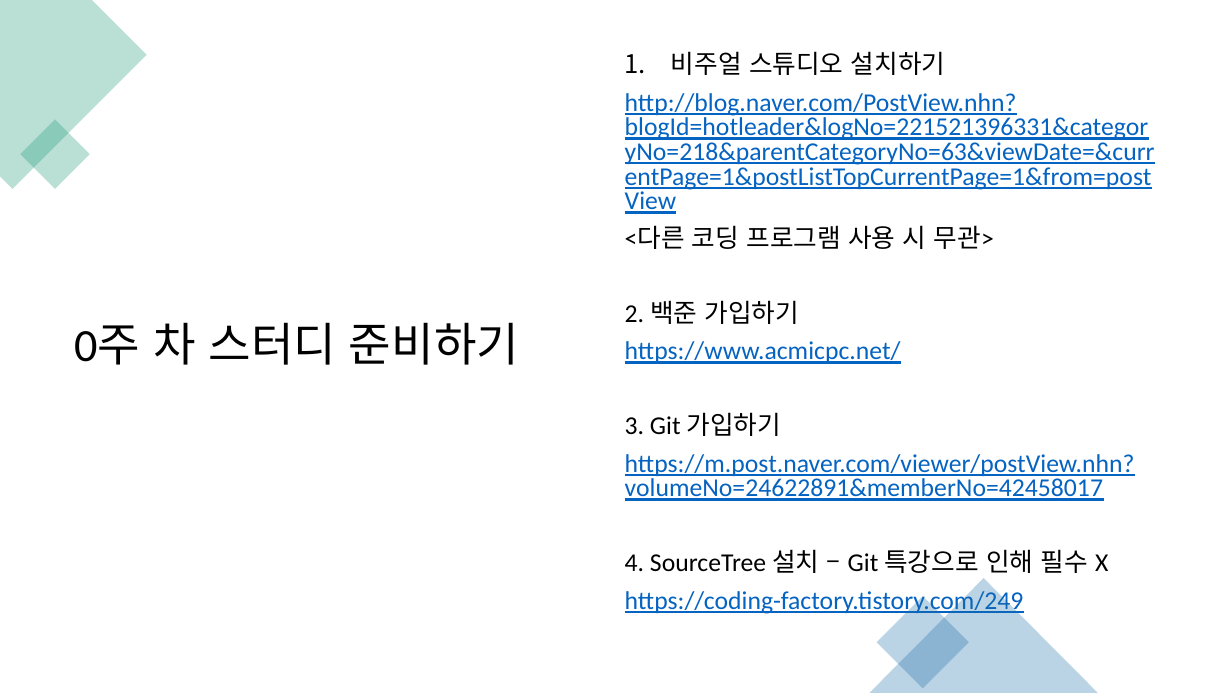
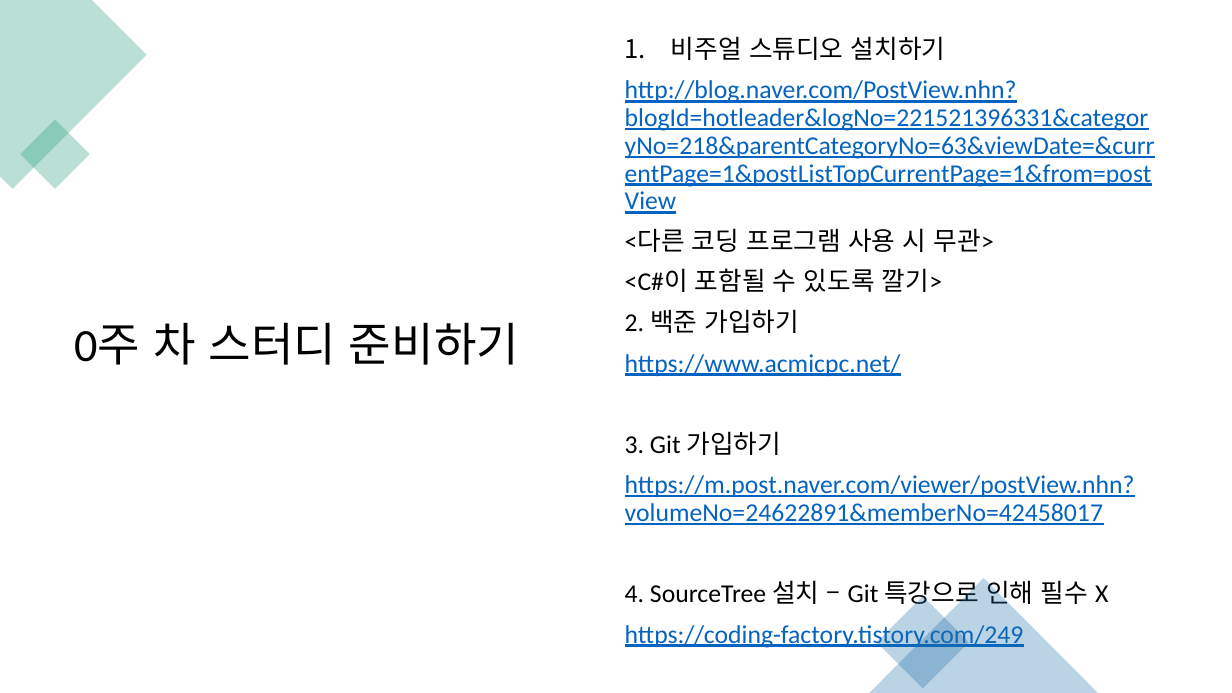
Before and after one commit to kjh99660/Study_powerpoint, a slide deck: slide 7 of c# 및 유니티 스터디 기초반_스터디개요.pptx. Drawn at 1232x693 pixels with LibreOffice and Linux fonts; fonts in the diff are those of the drawing. Boxes give left, top, right and bottom in pixels: in the first picture for what was removed or moved away, otherwise in the second. Text is boxed around its words. In the diff, an @@ line names an element or a change of style, - is before the commit and + after.

Commit message:
1,2주차 스터디 ppt 내용 수정 개용 내용 추가

```diff
--- a/c# 및 유니티 스터디 기초반_스터디개요.pptx
+++ b/c# 및 유니티 스터디 기초반_스터디개요.pptx
@@ text "비주얼 스튜디오 설치하기": place and size @@
-text "비주얼 스튜디오 설치하기" at box(625, 51, 1155, 615)
+text "비주얼 스튜디오 설치하기" at box(625, 36, 1155, 649)
@@ text at box(625, 36, 1155, 649): line spacing 0.8 to 0.9 @@
@@ text at box(625, 268, 942, 292): paragraph added @@
+<C#이 포함될 수 있도록 깔기>
```
Also in this commit, not shown: 2 other slides changed, 4 other files.
